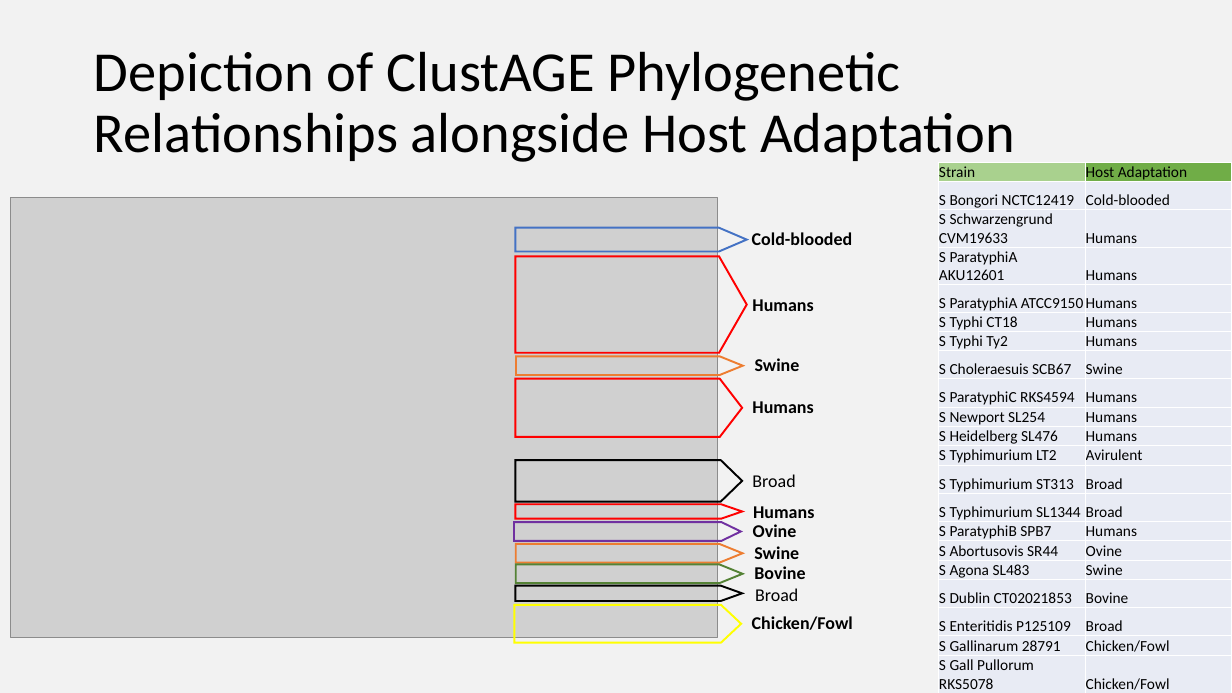
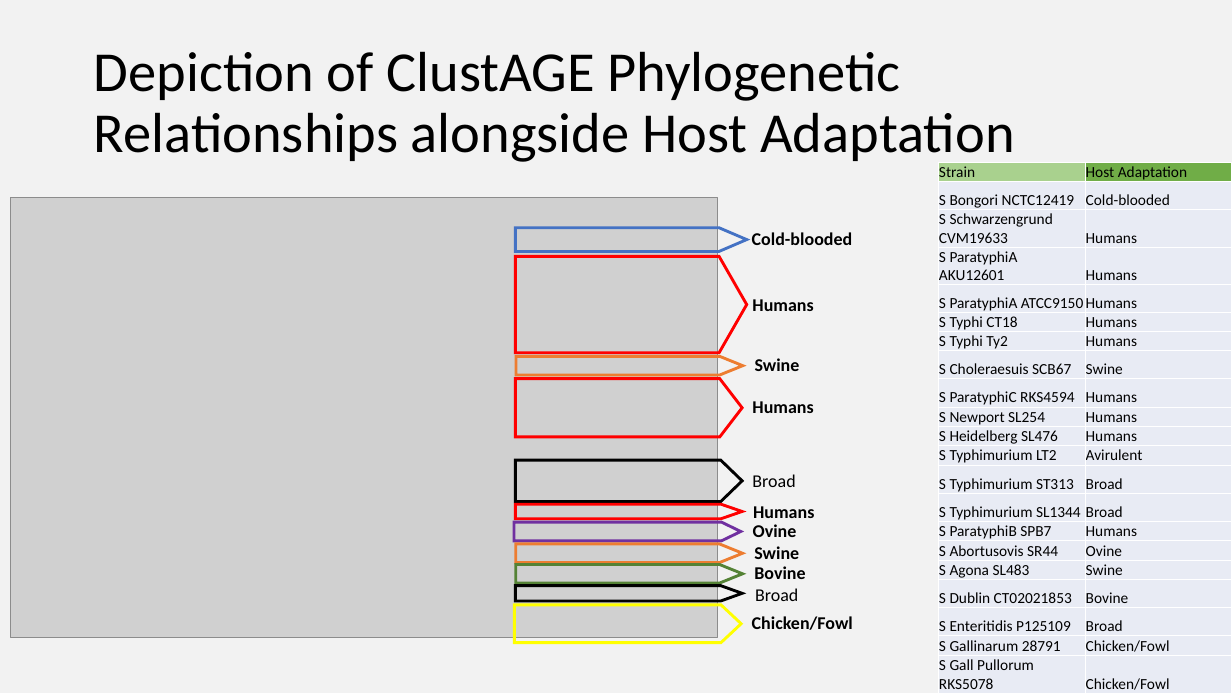
Before and after one commit to Yale-EEB723/finalproject, a slide deck: slide 20 of 190425_Verdegaal_EEB723_project.pptx (slide 19 before the commit). Drawn at 1232x693 pixels with LibreOffice and Linux fonts; fonts in the diff are those of the drawing; grey boxes stand for pictures. Boxes give left, top, right and bottom in pixels: in the first picture for what was removed or moved away, otherwise in the second. Text is boxed around its words. In the diff, an @@ line names an element or a change of style, - is before the commit and + after.

Commit message:
Added to ppt done?

```diff
--- a/190425_Verdegaal_EEB723_project.pptx
+++ b/190425_Verdegaal_EEB723_project.pptx
@@ right arrow at [516,357,742,375]: outline #ED7D31 1.5 pt to #ED7D31 2.25 pt @@
@@ right arrow at [516,460,742,502]: outline #000000 1.5 pt to #000000 2.25 pt @@
@@ outline #FF0000 1.5 pt to #FF0000 2.25 pt in 3 elements at [516,379,742,437], [516,257,747,353], [516,505,742,519] @@
@@ right arrow at [514,522,740,541]: outline #7030A0 1.5 pt to #7030A0 2.25 pt @@
@@ right arrow at [516,544,742,563]: outline #ED7D31 1.5 pt to #ED7D31 2.25 pt @@
@@ right arrow at [516,565,742,583]: outline #548235 1.5 pt to #548235 2.25 pt @@
@@ right arrow at [516,586,742,602]: outline #000000 1.5 pt to #000000 2.25 pt @@
@@ right arrow at [515,605,741,643]: outline #FFFF00 1.5 pt to #FFFF00 2.25 pt @@
```
Also in this commit, not shown: 4 other slides changed, 6 slides added, 2 slides removed, 1 other file.
